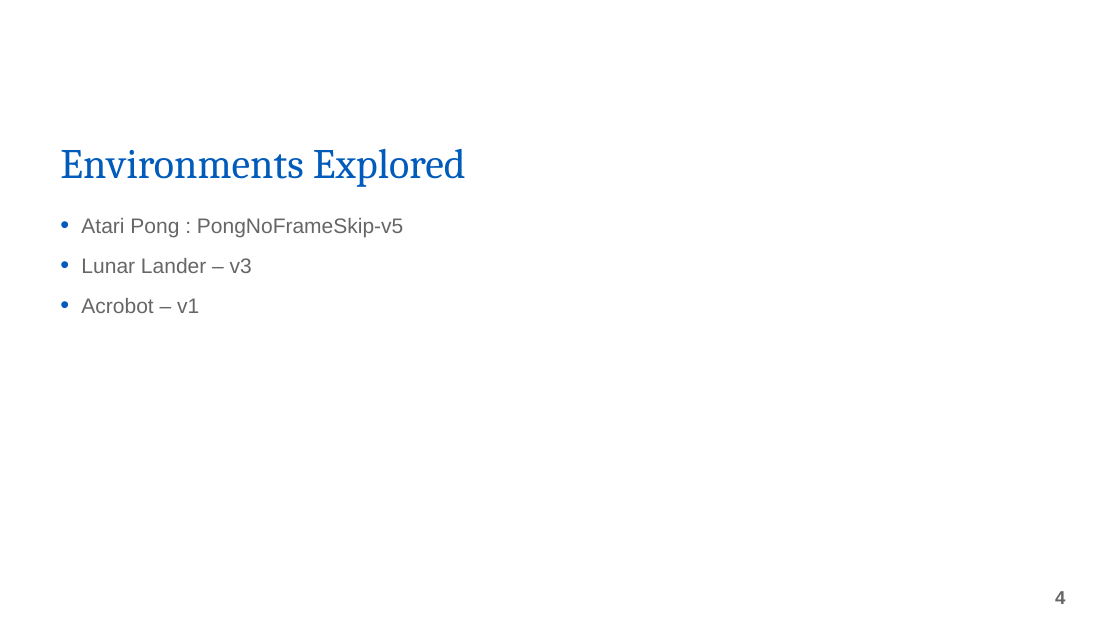
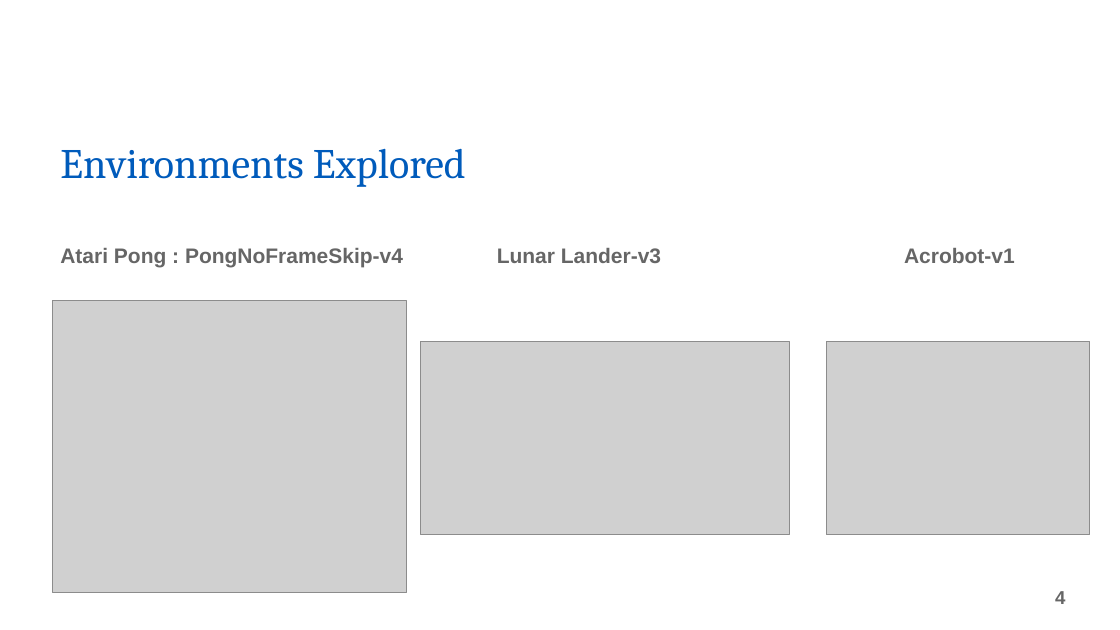
Before and after one commit to vivek-viswam-rv/rl-experiments, a slide deck: slide 4 of Final Project Presentation.pptx. Drawn at 1120x630 pixels with LibreOffice and Linux fonts; fonts in the diff are those of the drawing; grey boxes stand for pictures; background and template pictures are left out. Boxes give left, top, right and bottom in pixels: in the first picture for what was removed or moved away, otherwise in the second. Text is boxed around its words. In the diff, an @@ line names an element or a change of style, - is before the commit and + after.

Commit message:
Final Presentation Updated

```diff
--- a/Final Project Presentation.pptx
+++ b/Final Project Presentation.pptx
@@ text removed at bbox=[81, 218, 403, 313] @@
-• Atari Pong : PongNoFrameSkip-v5
-• Lunar Lander – v3
-• Acrobot – v1
@@ text added at bbox=[60, 248, 403, 268], 18 pt, text #666666, bold @@
+Atari Pong : PongNoFrameSkip-v4
@@ text added at bbox=[497, 248, 661, 263], 18 pt, text #666666, bold @@
+Lunar Lander-v3
@@ text added at bbox=[904, 248, 1015, 263], 18 pt, text #666666, bold @@
+Acrobot-v1
@@ picture added at bbox=[52, 301, 407, 592] @@
@@ picture added at bbox=[421, 341, 790, 534] @@
@@ picture added at bbox=[826, 341, 1090, 534] @@
```
Also in this commit, not shown: 1 other slide changed, 1 slide added.
